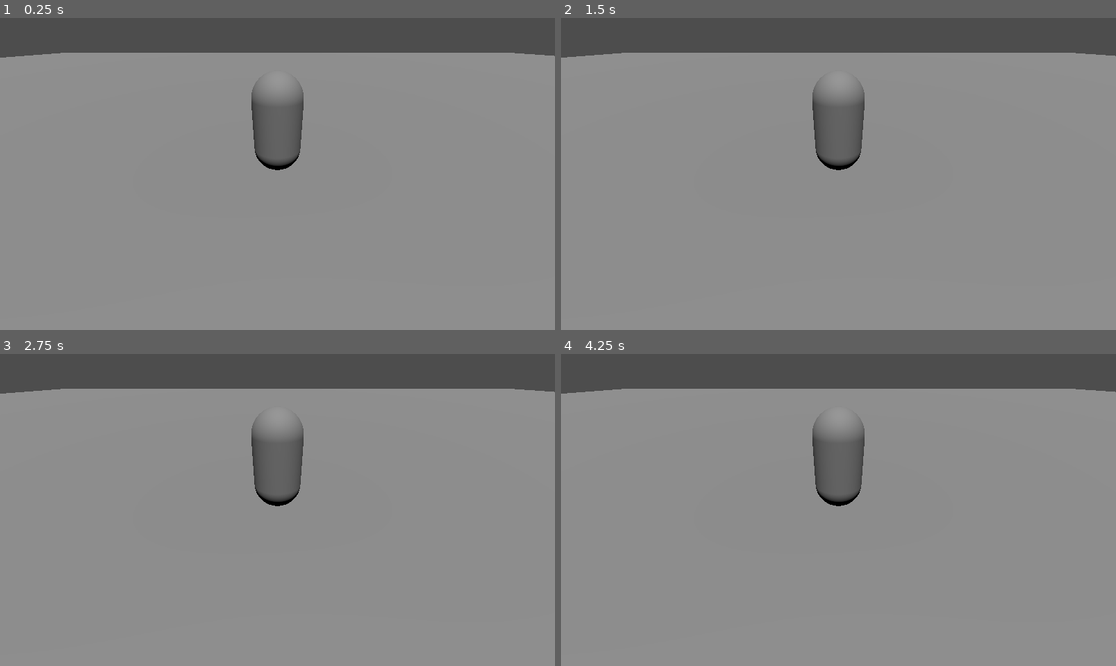
Above: before the commit, frames 1-4 (two rows, left to right).
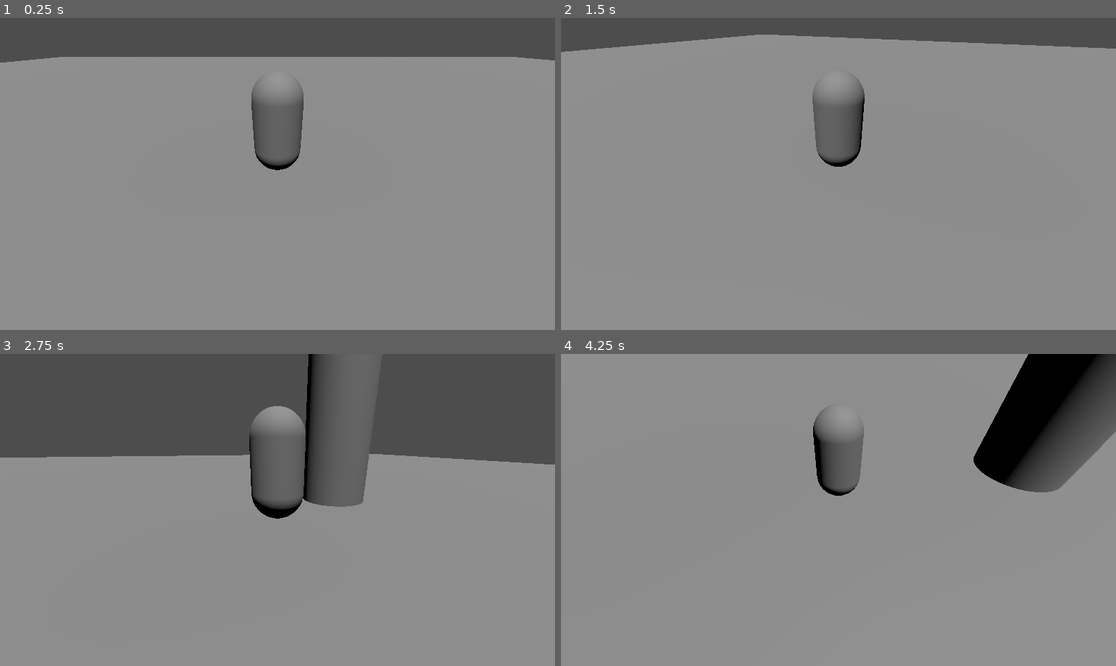
Above: after the commit, the same moments.

Repository: JTMurdock/first-game-proto
Game: Godot game, scene res://node_3d.tscn
Two runs of this game, one before a commit and one after it. Both use one fixed random seed, a clock stepped at 60 frames per second and the inputs below.
Inputs (mouse positions are in pixels of both pictures, inside the frame that each line leads up to):
- Up to frame 1 (0.25 s): no input
- Up to frame 2 (1.5 s): tap Enter at 0.5 s; move the mouse to (960, 158) at 0.52 s; hold D (move_right) 0.53-1.28 s; hold Space (jump) 0.53-1.28 s; tap Shift (dash) at 0.6 s; move the mouse to (727, 189) at 1.27 s; hold S (move_backwards) from 1.28 s (still down); tap Space (jump) at 1.35 s
- Up to frame 3 (2.75 s): tap Space (jump) at 1.52, 1.82 s; tap Shift (dash) at 1.55, 2.1 s; move the mouse to (333, 441) at 2.02 s; release S (move_backwards) at 2.03 s; hold D (move_right) from 2.03 s (still down); hold Space (jump) from 2.03 s (still down)
- Up to frame 4 (4.25 s): move the mouse to (810, 572) at 2.77 s; release D (move_right) at 2.78 s; release Space (jump) at 2.78 s; hold W (move_forward) 2.78-3.53 s; tap Shift (dash) at 2.85 s; tap Space (jump) at 3.02, 3.32 s; move the mouse to (1005, 556) at 3.52 s; hold A (move_left) from 3.53 s (still down); hold Space (jump) from 3.53 s (still down)

The runs differ from the first frame. In frame 1, 1.3% of the frame differs, in the area x 0-100%, y 11-15%; in frame 2, 3.9%; in frame 3, 23%, in the area x 0-100%, y 0-53%; in frame 4, 18%.
Error before the commit: Parse Error: Function "handle_jump_state()" not found in base self. (res://character_body_3d.gd:66)

Commit message:
Added player movement states

Diff:
--- a/character_body_3d.gd
+++ b/character_body_3d.gd
@@ -2,7 +2,7 @@
 
 const MOUSE_SENSITIVITY = 0.002
 const SPEED = 5.0
-const JUMP_FORCE = 8.0
+const JUMP_FORCE = 12.0
 const GRAVITY = 20.0
 const DASH_SPEED = 20.0
 const DASH_DURATION = 0.12
@@ -30,7 +30,7 @@
 		var right = transform.basis.x
 		direction = (right * input_dir.x + forward * input_dir.z).normalized()
 
-		return direction
+	return direction
 
 enum PlayerState{
 	IDLE,
@@ -55,8 +55,7 @@
 
 		pivot.rotation.x = clamp(pivot.rotation.x, deg_to_rad(-40), deg_to_rad(60) )
 
-func handle_movement_state(delta):
-	var direction = get_input_direction(delta)
+func handle_movement_state(delta, direction):
 	match current_movement_state:
 		PlayerState.IDLE:
 			handle_idle_state(delta)
@@ -70,19 +69,31 @@
 			handle_dash_state(delta, direction)
 
 func handle_idle_state(delta):
+	velocity.x= 0
+	velocity.z = 0
+	if !is_on_floor():
+		current_movement_state = PlayerState.FALL
 	if Input.is_action_pressed("move_forward") or Input.is_action_pressed("move_backwards") or Input.is_action_pressed("move_right") or Input.is_action_pressed("move_left"):
 		current_movement_state = PlayerState.MOVE
+	if Input.is_action_just_pressed("jump") and is_on_floor():
+		velocity.y = JUMP_FORCE
+		current_movement_state = PlayerState.JUMP
+
+	return Vector3.ZERO
+
+func handle_move_state(delta, direction):
+	if direction != Vector3.ZERO:
+		velocity.x = direction.x * SPEED
+		velocity.z = direction.z * SPEED
+	else:
+		current_movement_state = PlayerState.IDLE
+
 	if Input.is_action_just_pressed("dash") and dash_cooldown_left <= 0:
+		dash_timer = DASH_DURATION
+		dash_cooldown_left = DASH_COOLDOWN
 		current_movement_state = PlayerState.DASH
 
-func handle_move_state(delta, direction):
-	velocity.x = direction.x * SPEED
-	velocity.z = direction.z * SPEED
-
-func handle_dash_state(delta):
-	dash_timer = DASH_DURATION
-	dash_cooldown_left = DASH_COOLDOWN
-
+func handle_dash_state(delta, direction):
 	if direction == Vector3.ZERO:
 		dash_direction = transform.basis.z.normalized()
 	else:
@@ -92,37 +103,28 @@
 		velocity.x = dash_direction.x * DASH_SPEED
 		velocity.z = dash_direction.z * DASH_SPEED
 		dash_timer -= delta
+	if dash_timer <= 0.0:
+		current_movement_state = PlayerState.IDLE
+
+func handle_jump_state(delta):
+	if velocity.y >= 0:
+		velocity.y -= 1
 	else:
-		velocity.x = direction.x * SPEED
-		velocity.z = direction.z * SPEED
+		current_movement_state = PlayerState.FALL
+
+func handle_fall_state(delta):
+	if !is_on_floor():
+		velocity.y -= GRAVITY * delta
+	else:
+		current_movement_state = PlayerState.IDLE
 
 func _physics_process(delta):
 	if Input.is_action_just_pressed("close"):
 		get_tree().quit()
+	var movement_direction = get_input_direction(delta)
+	handle_movement_state(delta, movement_direction)
 
-	if Input.is_action_just_pressed("dash") and dash_cooldown_left <= 0:
-		dash_timer = DASH_DURATION
-		dash_cooldown_left = DASH_COOLDOWN
-
-		if direction == Vector3.ZERO:
-			dash_direction = transform.basis.z.normalized()
-		else:
-			dash_direction = direction
-
-	if dash_timer > 0.0:
-		velocity.x = dash_direction.x * DASH_SPEED
-		velocity.z = dash_direction.z * DASH_SPEED
-		dash_timer -= delta
-	else:
-		velocity.x = direction.x * SPEED
-		velocity.z = direction.z * SPEED
-
-	if is_on_floor():
-		if Input.is_action_pressed("jump"):
-			velocity.y = JUMP_FORCE
-	else:
-		velocity.y -= GRAVITY * delta
-	if dash_cooldown_left > 0:
+	if dash_cooldown_left > 0.0:
 		dash_cooldown_left -= delta
 
 	move_and_slide()
